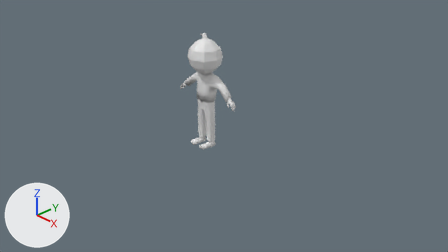
A saved change to the Blender file projects/marloth/client/assets/blend/models/person.blend.
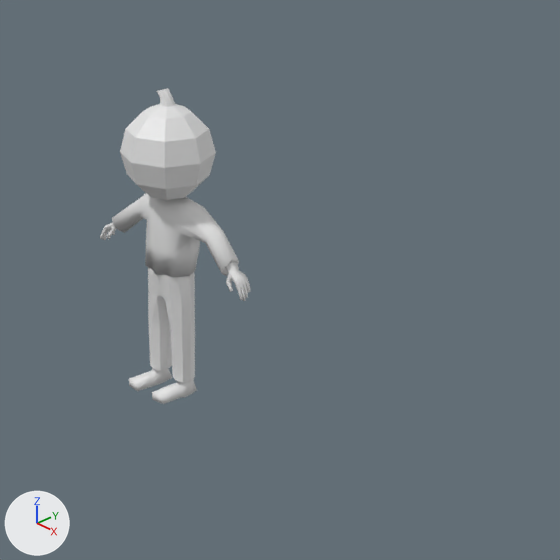
Old and new are each drawn from the file's camera 'Camera' and again close up on the part from 32% to 78% of the width and 0% to 82% of the height. The axes (+X, +Y, +Z) are drawn at lower left. The lights are the same throughout. Materials are left out; every surface is plain grey.

Before the edit, the objects in view are built like this:
```python
me_pants = bpy.data.meshes.new('pants')
me_pants.from_pydata(...)  # 115 vertices, 100 faces; spans x -0.249..0.249, y -0.137..0.172, z 0.124..1.078
me_pants.materials.append(mat_pants)
me_person_body = bpy.data.meshes.new('person-body')
me_person_body.from_pydata(...)  # 293 vertices, 264 faces, 2 loose edges; spans x -0.87..0.87, y -0.3..0.15, z 0.0..1.71
me_person_body.polygons.foreach_set('use_smooth', [True] * 264)
me_person_body.materials.append(mat_default_skin)
me_pumpkin_head = bpy.data.meshes.new('pumpkin-head')
me_pumpkin_head.from_pydata(...)  # 66 vertices, 68 faces; spans x -0.376..0.376, y -0.416..0.336, z -0.118..0.759
me_pumpkin_head.materials.append(mat_pumpkin)
me_shirt = bpy.data.meshes.new('shirt')
me_shirt.from_pydata(...)  # 144 vertices, 128 faces; spans x -0.694..0.694, y -0.153..0.22, z 1.043..1.737
me_shirt.polygons.foreach_set('use_smooth', [True] * 128)
me_shirt.materials.append(mat_shirt)
ob_pants = bpy.data.objects.new('pants', me_pants)
ob_pants.location = (0.0, 0.0, 0.0)
ob_person_body = bpy.data.objects.new('person-body', me_person_body)
ob_person_body.location = (0.0, 0.0, 0.0)
ob_pumpkin_head = bpy.data.objects.new('pumpkin-head', me_pumpkin_head)
ob_pumpkin_head.location = (0.0, 0.038, 1.801)
ob_shirt = bpy.data.objects.new('shirt', me_shirt)
ob_shirt.location = (0.0, 0.0, 0.0)
```
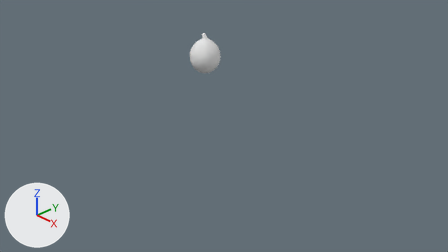
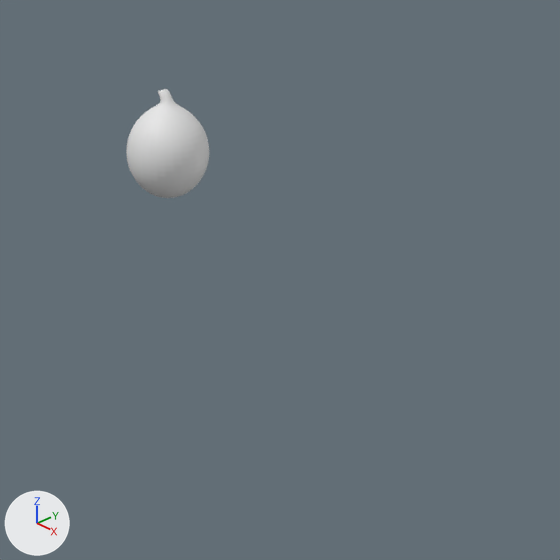
What differs and where, as boxes [x1, y1, x2, y2] in the close-ups (560 x 560 px):
'pumpkin-head', modifiers changed (14% narrower): before [120, 88, 216, 200]; after [127, 89, 209, 198]
'shirt', hidden: before [112, 193, 239, 277]
'pants', hidden: before [148, 267, 195, 382]
'person-body', hidden: before [100, 199, 250, 404]

The change, as a diff of the scene's bpy script:
```diff
--- a/projects/marloth/client/assets/blend/models/person.blend.py
+++ b/projects/marloth/client/assets/blend/models/person.blend.py
@@ ob_pumpkin_head @@
 ob_pumpkin_head.location = (0.0, 0.038, 1.801)
+_m = ob_pumpkin_head.modifiers.new('Subsurf', 'SUBSURF')
+_m.levels = 0
+_m.render_levels = 6
@@ ob_shirt @@
 ob_shirt.location = (0.0, 0.0, 0.0)
+ob_shirt.hide_set(True)  # its collection is switched off
@@ ob_person_body @@
 ob_person_body.location = (0.0, 0.0, 0.0)
+ob_person_body.hide_set(True)  # its collection is switched off
@@ ob_pants @@
 ob_pants.location = (0.0, 0.0, 0.0)
+ob_pants.hide_set(True)  # its collection is switched off
```
